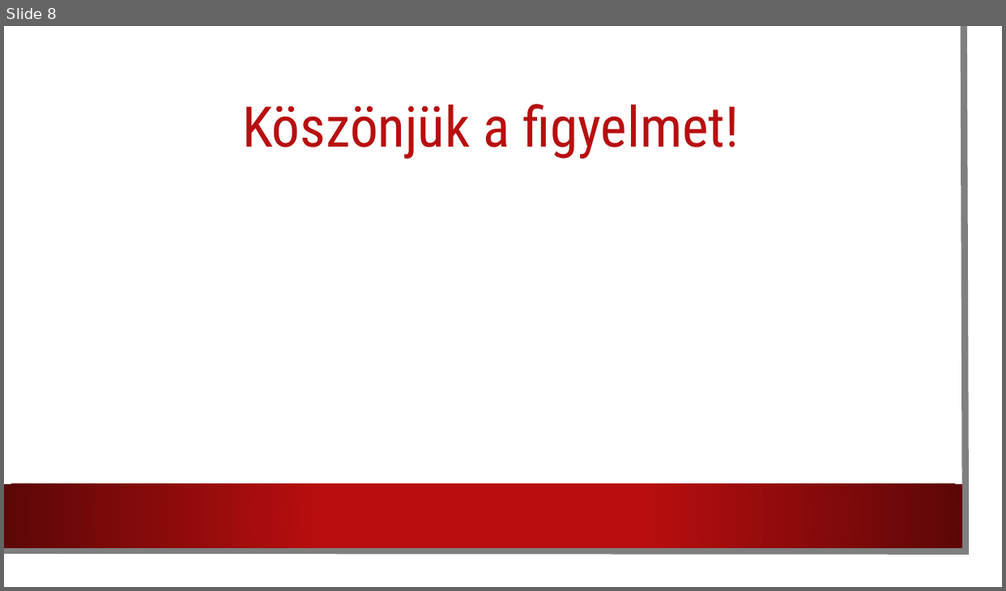
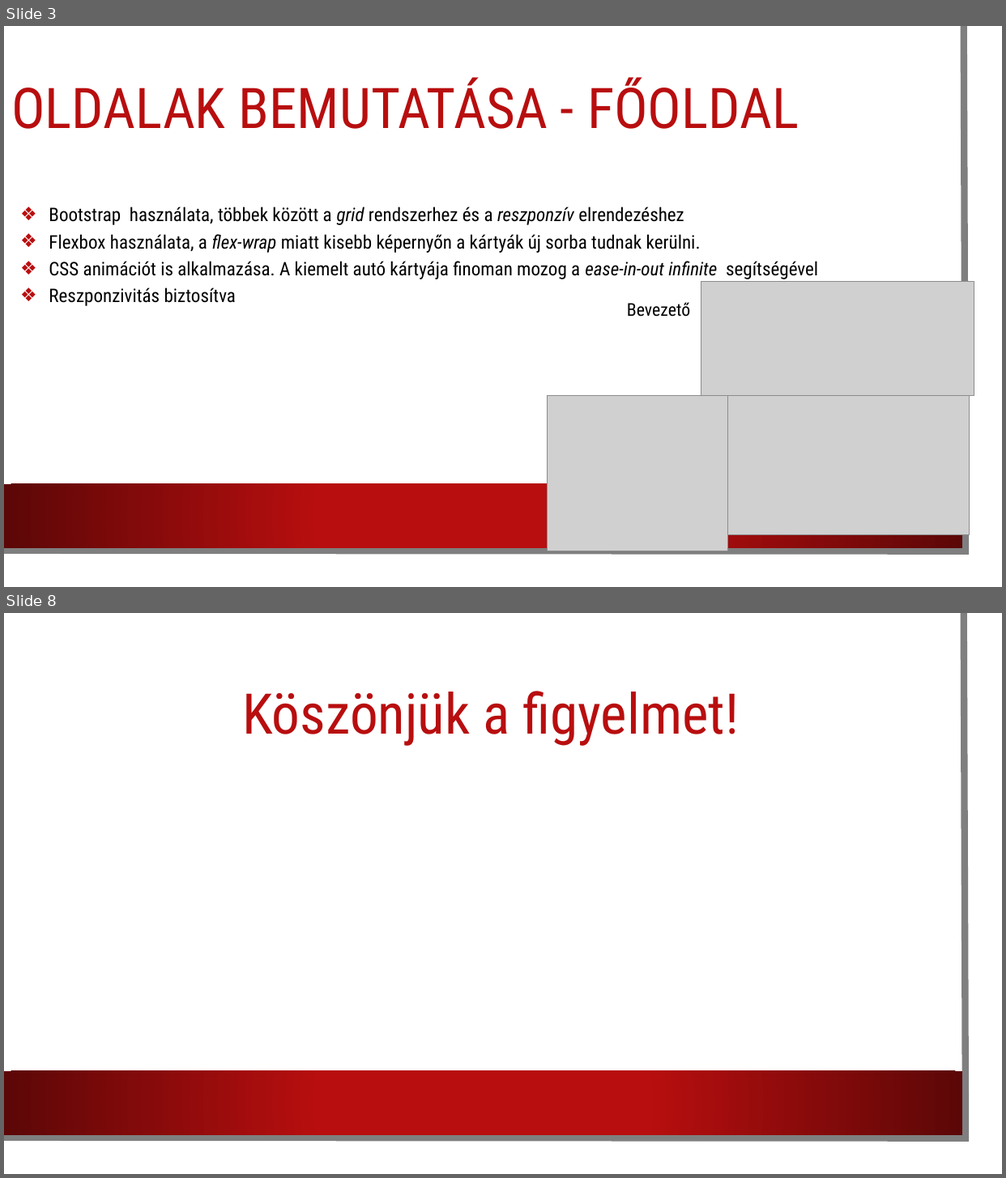
Before and after one commit to Kristof486/WebProjekt2026, a slide deck: Autókereskedés webproject.pptx. Shown one above the other, each under a label of ours: slide 8 before the commit, slides 3 and 8 after it; the slides between them are not shown. The pictures are 1006x591 and 1006x1178 pixels, drawn with LibreOffice and Linux fonts; fonts in the diff are those of the drawing; grey boxes stand for pictures; background and template pictures are left out. Boxes give left, top, right and bottom in pixels: in the first picture for what was removed or moved away, otherwise in the second. Text is boxed around its words. In the diff, an @@ line names an element or a change of style, - is before the commit and + after.

```diff
--- a/Autókereskedés webproject.pptx
+++ b/Autókereskedés webproject.pptx
@@ slide 3 added at [4, 26, 1002, 587], background picture (left out); not listed: 2 template elements that a slide beside it also shows @@
@@ title added at [11, 77, 799, 129], 54 pt, text #B80E0F @@
+OLDALAK BEMUTATÁSA - FŐOLDAL
@@ text added at [49, 207, 818, 306], 18 pt, text #000000 @@
+❖ Bootstrap használata, többek között a grid rendszerhez és a reszponzív elrendezéshez
+❖ Flexbox használata, a flex-wrap miatt kisebb képernyőn a kártyák új sorba tudnak kerülni.
+❖ CSS animációt is alkalmazása. A kiemelt autó kártyája finoman mozog a ease-in-out infinite segítségével
+❖ Reszponzivitás biztosítva
@@ picture added at [701, 281, 975, 395] @@
@@ text added at [627, 302, 690, 317], 17 pt, text #000000 @@
+Bevezető
@@ picture added at [548, 396, 728, 552] @@
@@ picture added at [728, 396, 970, 535] @@
```
Also in this commit, not shown: 5 slides changed, 1 slide removed.
